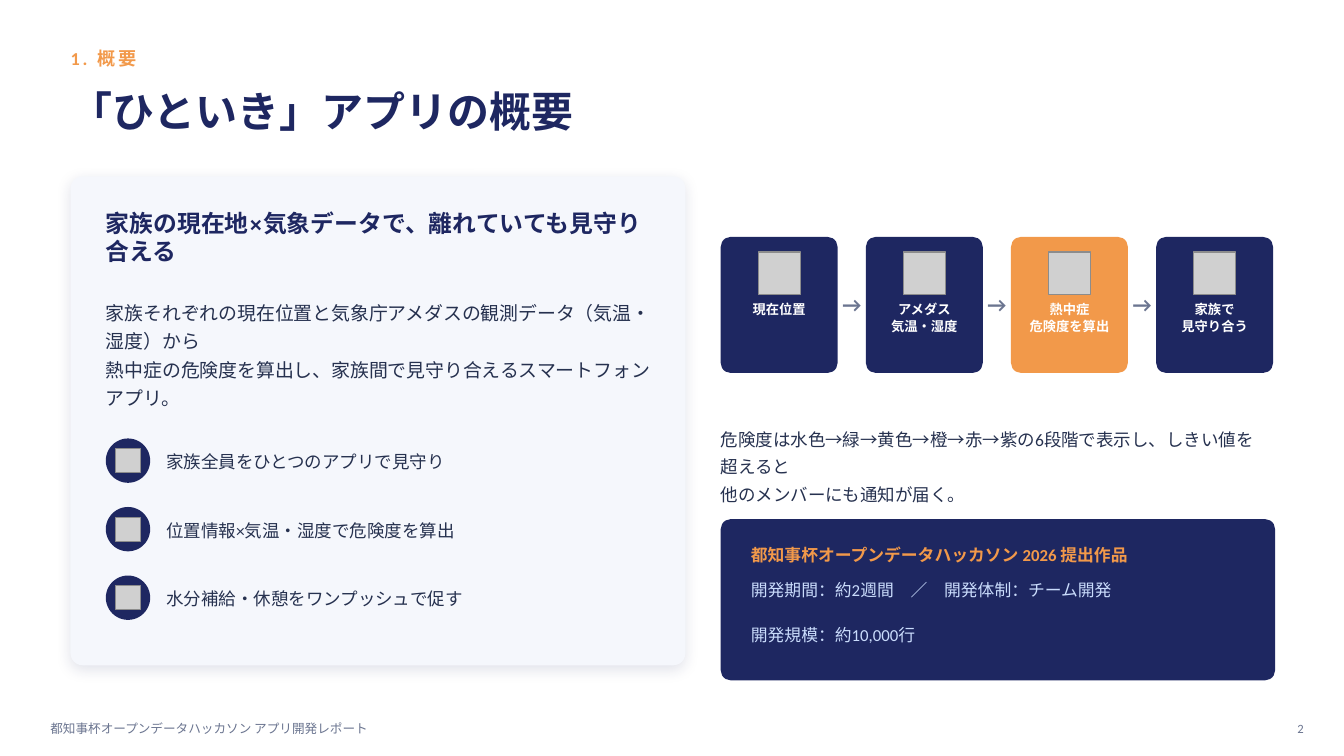
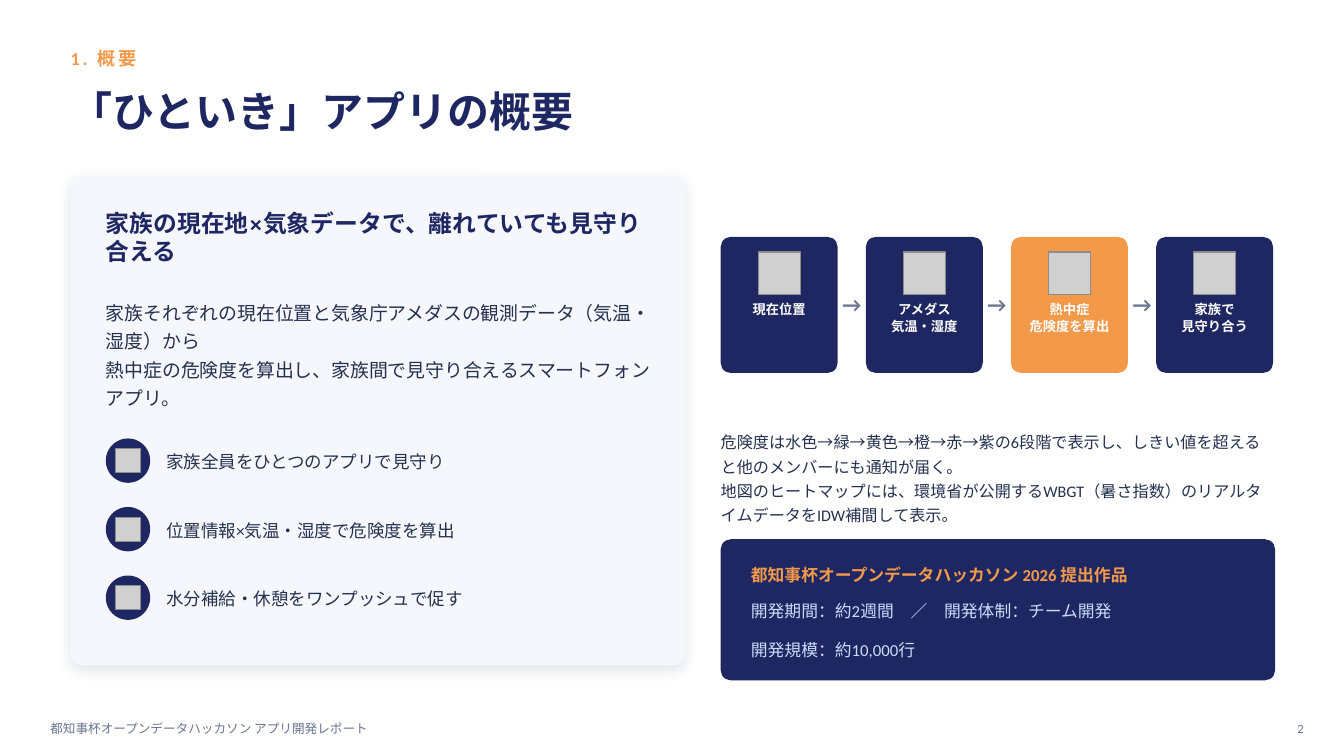
Before and after one commit to TatsuyaSoma/OpenDataHackathon2026_ASH, a slide deck: slide 2 of docs/presentations/9-11_部会発表_ひといきアプリ開発レポート.pptx. Drawn at 1344x756 pixels with LibreOffice and Linux fonts; fonts in the diff are those of the drawing; grey boxes stand for pictures. Boxes give left, top, right and bottom in pixels: in the first picture for what was removed or moved away, otherwise in the second. Text is boxed around its words. In the diff, an @@ line names an element or a change of style, - is before the commit and + after.

```diff
--- a/docs/presentations/9-11_部会発表_ひといきアプリ開発レポート.pptx
+++ b/docs/presentations/9-11_部会発表_ひといきアプリ開発レポート.pptx
@@ text at (721, 434, 1262, 523): text changed; size 12.5 to 11.5 pt @@
-危険度は水色→緑→黄色→橙→赤→紫の6段階で表示し、しきい値を超えると
-他のメンバーにも通知が届く。
+危険度は水色→緑→黄色→橙→赤→紫の6段階で表示し、しきい値を超えると他のメンバーにも通知が届く。
+地図のヒートマップには、環境省が公開するWBGT（暑さ指数）のリアルタイムデータをIDW補間して表示。
@@ rounded rectangle: place and size @@
-rounded rectangle at (721, 519, 1275, 681)
+rounded rectangle at (721, 539, 1275, 681)
@@ rounded rectangle at (721, 539, 1275, 681): proportions changed @@
@@ text "都知事杯オープンデータハッカソン 2026 提出作品": place and size @@
-text "都知事杯オープンデータハッカソン 2026 提出作品" at (751, 546, 1127, 563)
+text "都知事杯オープンデータハッカソン 2026 提出作品" at (751, 566, 1127, 583)
@@ text "開発期間：約2週間 ／ 開発体制：チーム開発": place and size @@
-text "開発期間：約2週間 ／ 開発体制：チーム開発" at (751, 582, 1111, 598)
+text "開発期間：約2週間 ／ 開発体制：チーム開発" at (751, 603, 1111, 619)
@@ text "開発規模：約10,000行": place and size @@
-text "開発規模：約10,000行" at (751, 627, 915, 643)
+text "開発規模：約10,000行" at (751, 642, 915, 658)
```
